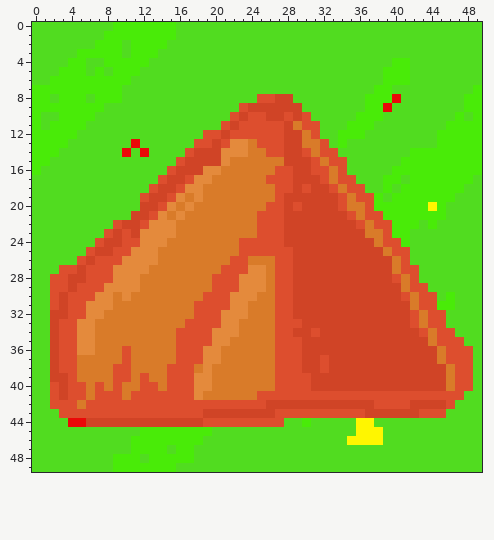
Edited in one commit: pixel-art sprite (background_assets/montagna.png). This is how it looked before the edit.
The file is 50x50 pixels. Colours within 5 levels of each other are drawn and written as one.
After:
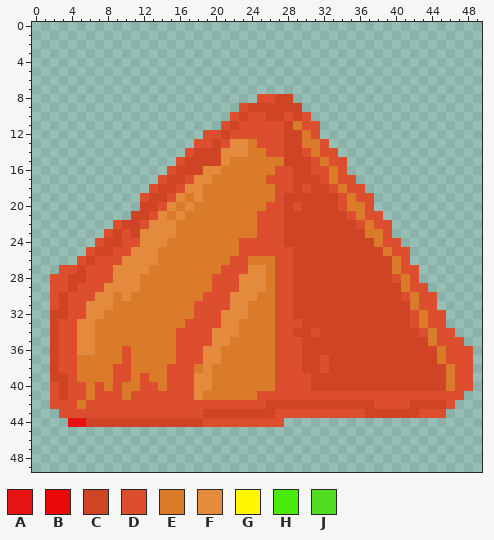
Palette (. is transparent): A #eb0808ef  B #eb0808  C #d04426  D #dd4e2e  E #d97b29  F #e48a3c  G #fff600  H #49eb08  J #51dc20
Edits made:
Changed rows in their new state; - is an unchanged pixel.
first column x 0:
 0 ..................................................
 1 ..................................................
 2 ..................................................
 3 ..................................................
 4 ..................................................
 5 ..................................................
 6 ..................................................
 7 ..................................................
 8 .........................----.....................
 9 .......................-------....................
10 ......................---------...................
11 .....................-----------..................
12 ...................-------------..................
13 ..................---------------.................
14 .................-----------------................
15 ................-------------------...............
16 ...............--------------------...............
17 ..............----------------------..............
18 .............------------------------.............
19 ............--------------------------............
20 ............--------------------------............
21 ...........----------------------------...........
22 .........-------------------------------..........
23 ........--------------------------------..........
24 .......----------------------------------.........
25 ......------------------------------------........
26 .....-------------------------------------........
27 ...----------------------------------------.......
28 ..-----------------------------------------.......
29 ..------------------------------------------......
30 ..-------------------------------------------.....
31 ..-------------------------------------------.....
32 ..--------------------------------------------....
33 ..--------------------------------------------....
34 ..---------------------------------------------...
35 ..----------------------------------------------..
36 ..-----------------------------------------------.
37 ..-----------------------------------------------.
38 ..-----------------------------------------------.
39 ..-----------------------------------------------.
40 ..-----------------------------------------------.
41 ..----------------------------------------------..
42 ..---------------------------------------------...
43 ...-------------------------------------------....
44 ....AA----------------------......................
45 ..................................................
46 ..................................................
47 ..................................................
48 ..................................................
49 ..................................................
Changed places in both pictures, as pixel boxes (x1, y1, x2, y2):
changed: (32, 22, 482, 472)
